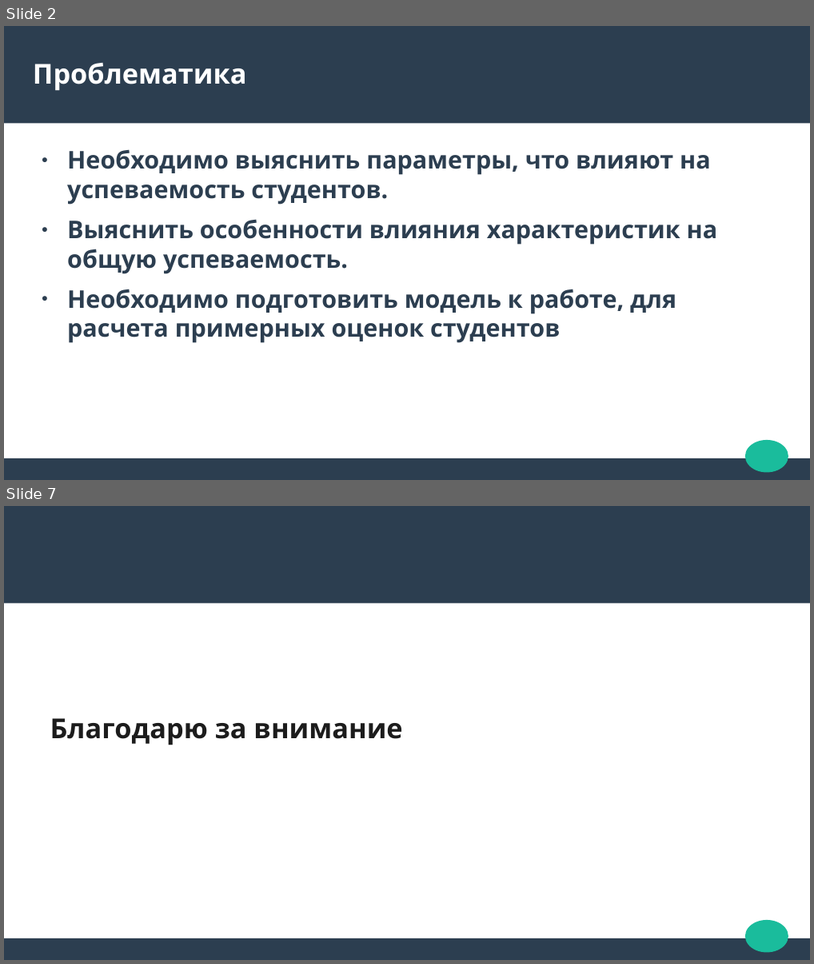
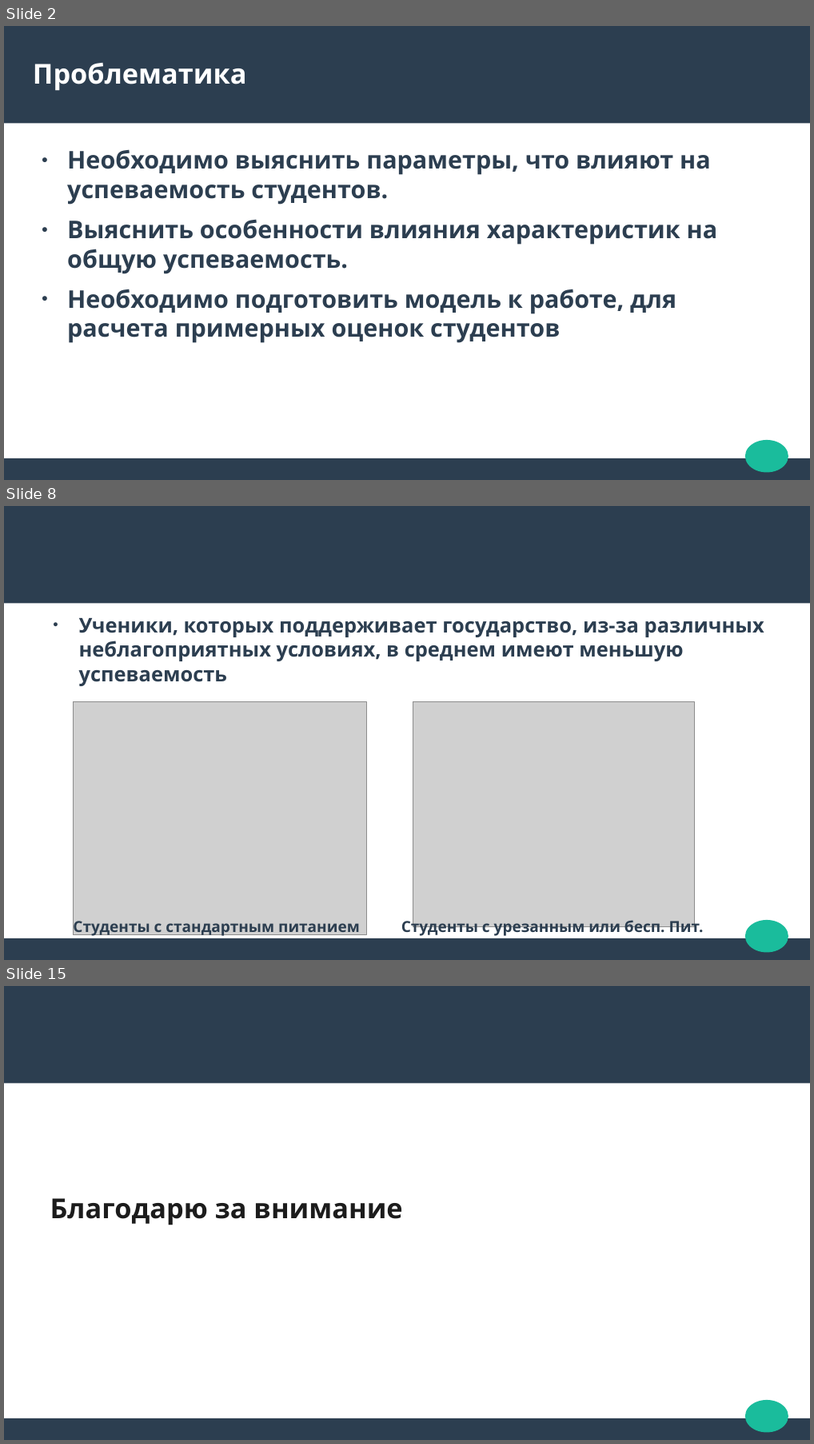
Before and after one commit to StrangeSas/StudentGradesModel, a slide deck: StudentGradesPresentation.odp. Shown one above the other, each under a label of ours: slides 2 and 7 before the commit, slides 2, 8 and 15 after it; the slides between them are not shown. The pictures are 814x964 and 814x1444 pixels, drawn with LibreOffice and Linux fonts; fonts in the diff are those of the drawing; grey boxes stand for pictures. Boxes give left, top, right and bottom in pixels: in the first picture for what was removed or moved away, otherwise in the second. Text is boxed around its words. In the diff, an @@ line names an element or a change of style, - is before the commit and + after.

```diff
--- a/StudentGradesPresentation.odp
+++ b/StudentGradesPresentation.odp
@@ slide 8 added at box(4, 506, 810, 960), background #FFFFFF; not listed: 3 template elements that a slide beside it also shows @@
@@ text added at box(79, 618, 765, 686), 20 pt, text #2C3E50, bold @@
+● Ученики, которых поддерживает государство, из-за различных неблагоприятных условиях, в среднем имеют меньшую успеваемость
@@ picture added at box(73, 702, 367, 935) @@
@@ picture added at box(414, 702, 695, 927) @@
@@ text added at box(73, 917, 360, 936), 15 pt, text #2C3E50, bold @@
+Студенты с стандартным питанием
@@ text added at box(402, 917, 704, 936), 15 pt, text #2C3E50, bold @@
+Студенты с урезанным или бесп. Пит.
@@ what was slide 7 is now slide 15 @@
```
Also in this commit, not shown: 2 slides changed, 9 other slides added, 2 slides removed, 1 other file.
